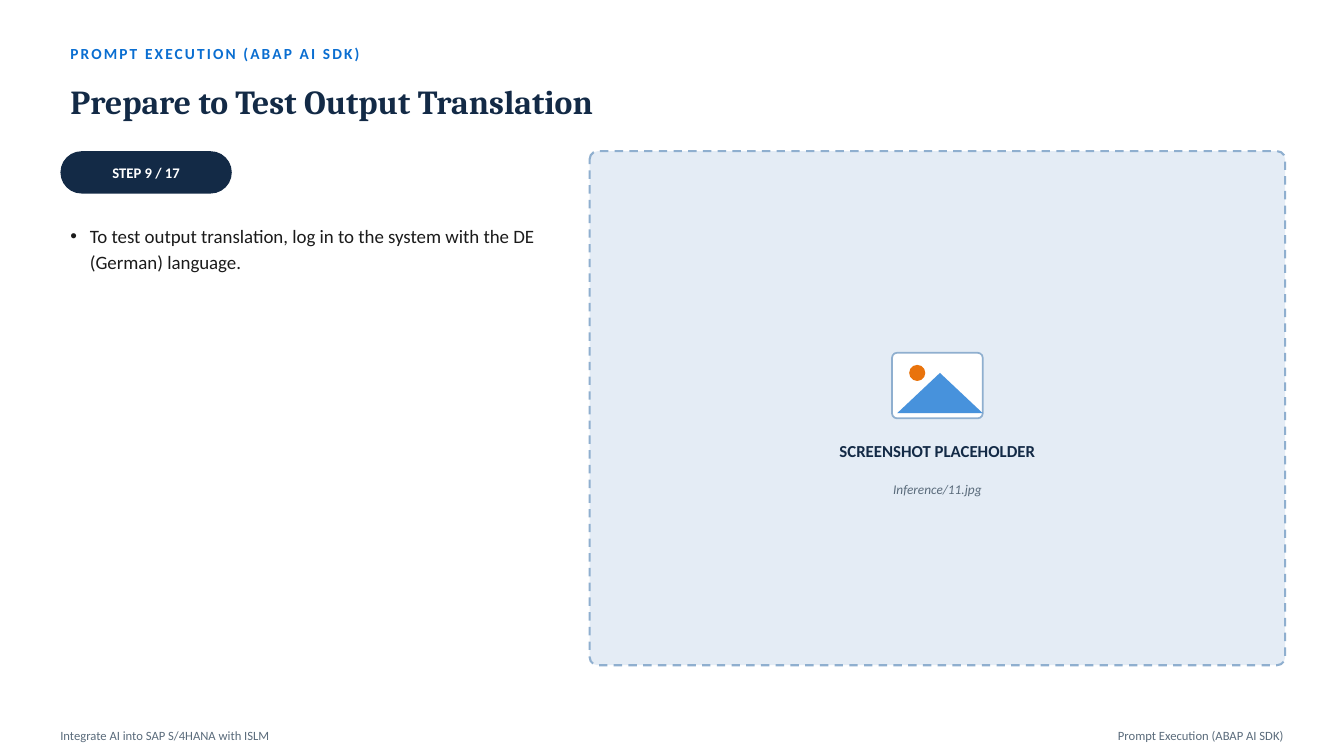
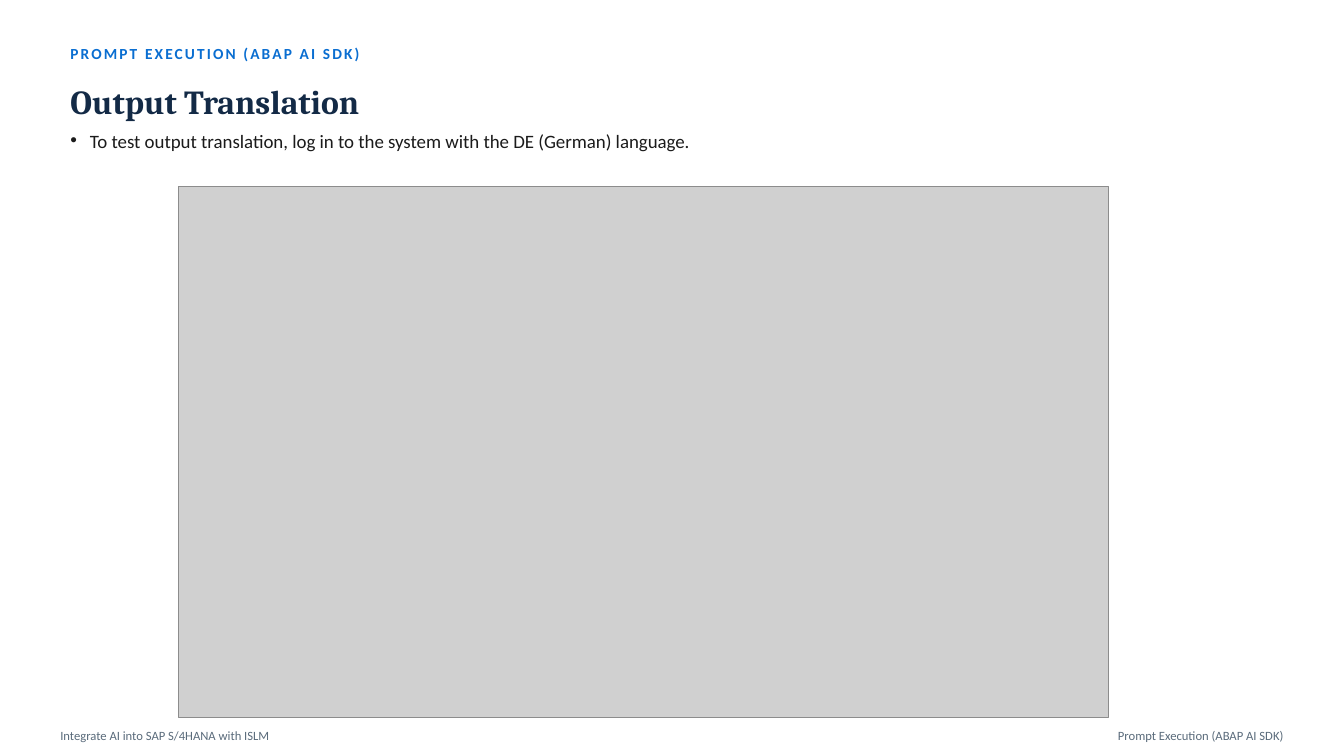
Before and after one commit to akhilgeo/akhilgeorge.com, a slide deck: slide 36 of assets/AI/ISLM.pptx (slide 55 before the commit). Drawn at 1344x756 pixels with LibreOffice and Linux fonts; fonts in the diff are those of the drawing; grey boxes stand for pictures. Boxes give left, top, right and bottom in pixels: in the first picture for what was removed or moved away, otherwise in the second. Text is boxed around its words. In the diff, an @@ line names an element or a change of style, - is before the commit and + after.

```diff
--- a/assets/AI/ISLM.pptx
+++ b/assets/AI/ISLM.pptx
@@ text at bbox=[70, 90, 359, 121]: text changed @@
-Prepare to Test Output Translation
+Output Translation
@@ text "To test output translation, log ..." rewrapped from bbox=[90, 230, 534, 273] to bbox=[90, 134, 690, 152] @@
@@ rounded rectangle removed at bbox=[60, 151, 232, 194] @@
@@ text removed at bbox=[112, 168, 180, 178] @@
-STEP 9 / 17
@@ rounded rectangle removed at bbox=[590, 151, 1286, 665] @@
@@ picture added at bbox=[178, 187, 1109, 718] @@
@@ rounded rectangle removed at bbox=[892, 353, 983, 418] @@
@@ triangle removed at bbox=[897, 373, 983, 413] @@
@@ ellipse removed at bbox=[909, 365, 926, 381] @@
@@ text removed at bbox=[839, 446, 1035, 457] @@
-SCREENSHOT PLACEHOLDER
@@ text removed at bbox=[893, 485, 981, 496] @@
-Inference/11.jpg
```
Also in this commit, not shown: 26 other slides changed, 3 slides added, 32 slides removed.
